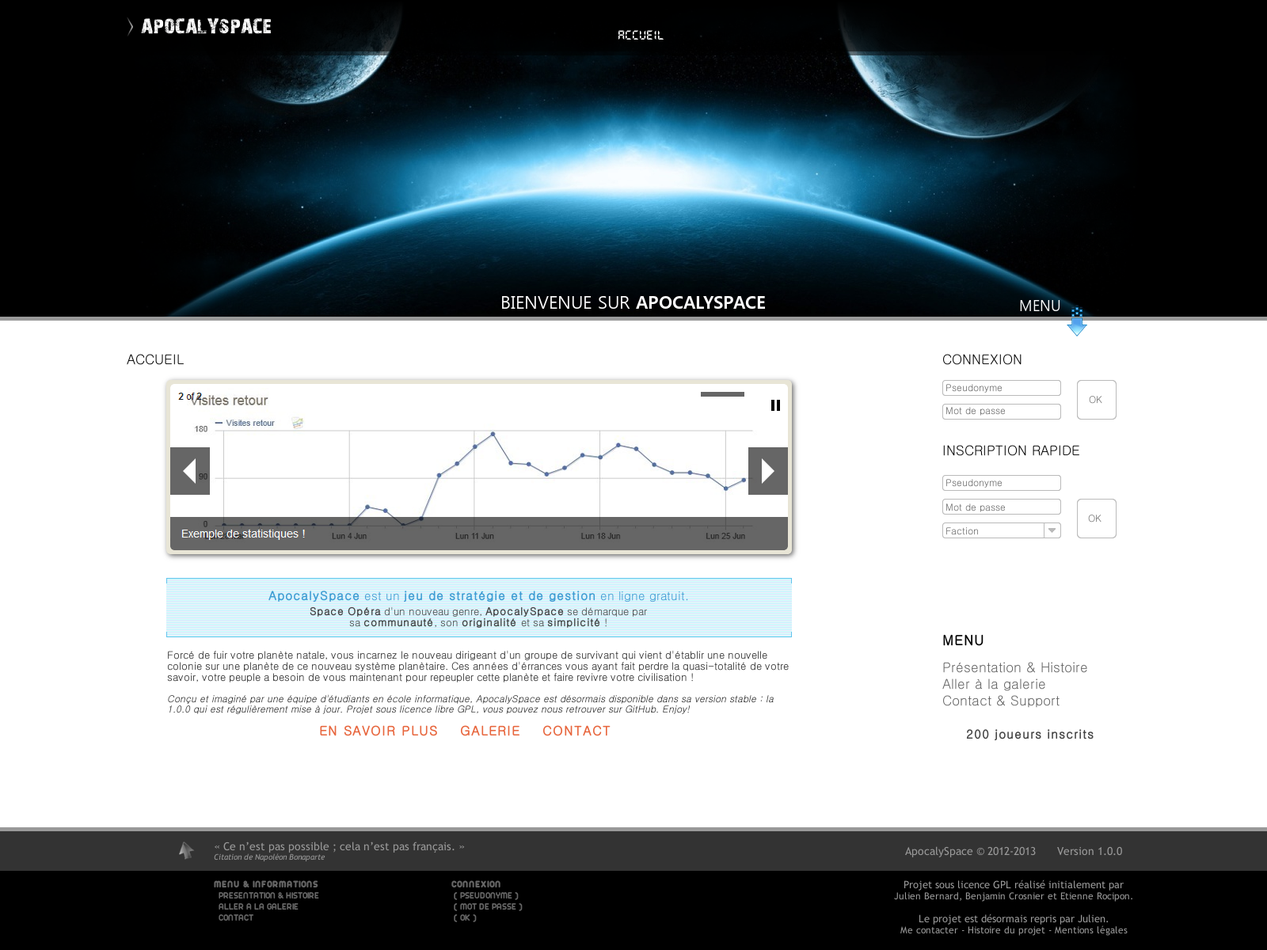
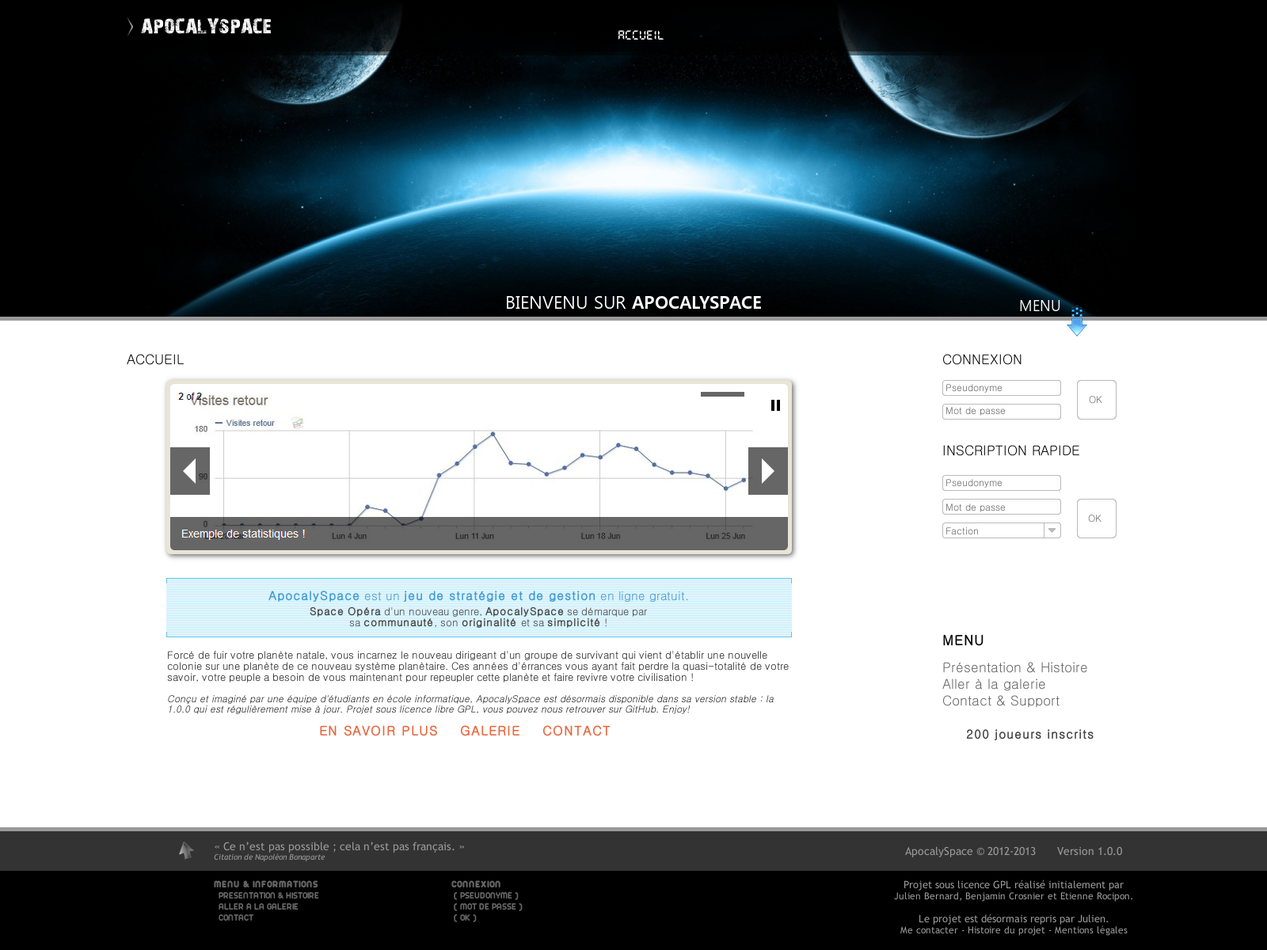
Layered file, before and after one edit (w=1267, h=950). Changes by layer:
renamed "BIENVENUE SUR APOCALYSPACE" to "BIENVENU SUR APOCALYSPACE", painted on it over (501, 296, 766, 309)
